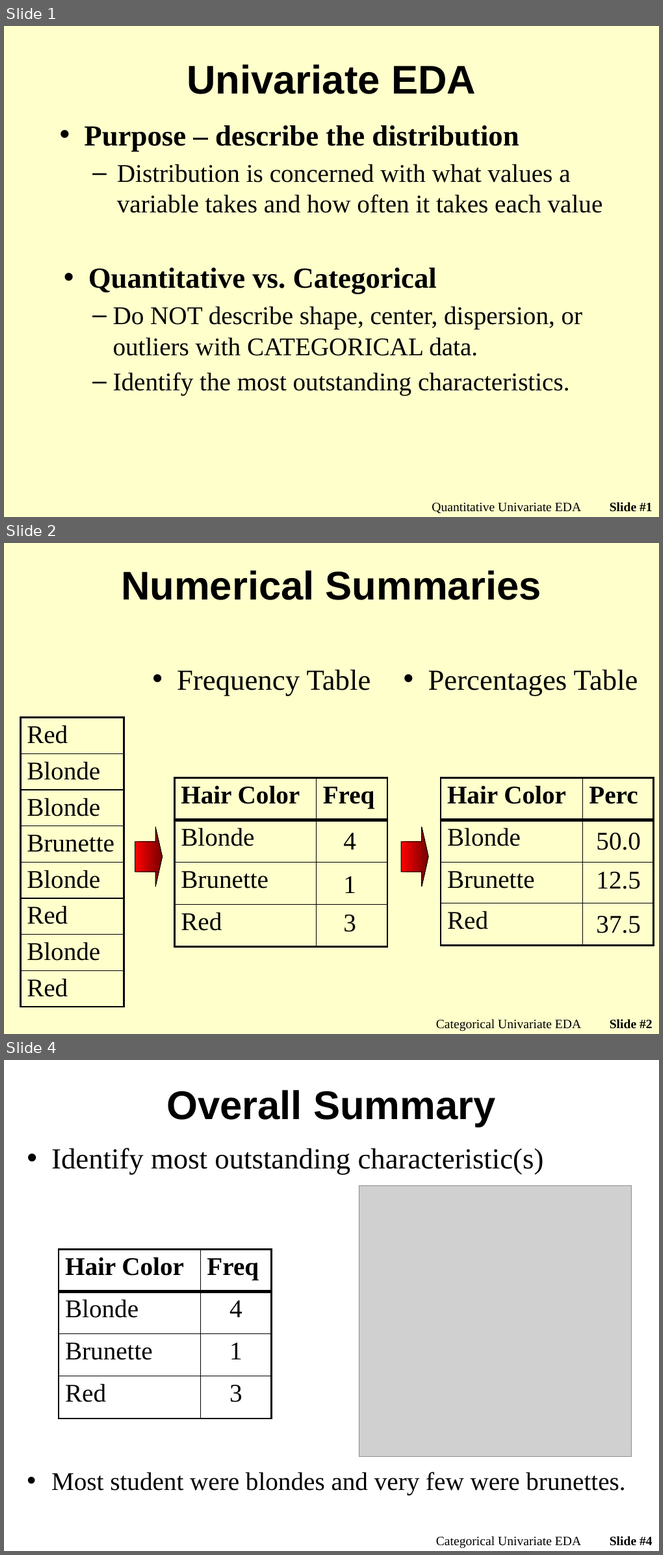
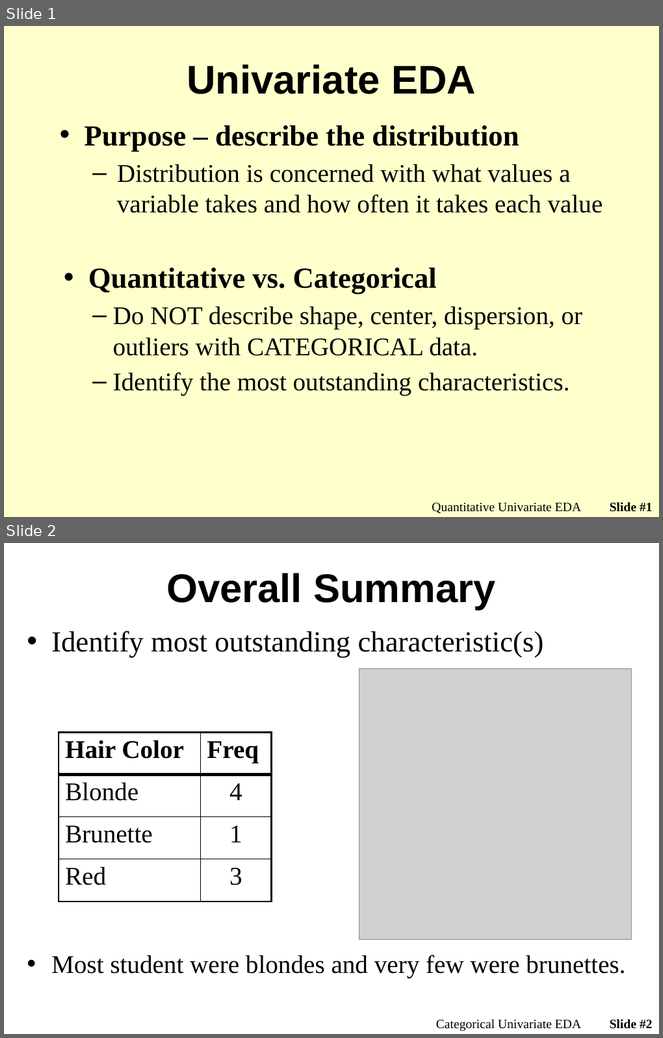
Before and after one commit to droglenc/NCMTH107, a slide deck: modules/UnivEDA_Categorical/PPT.pptx. Shown one above the other, each under a label of ours: slides 1, 2 and 4 before the commit, slides 1 and 2 after it; the slides between them are not shown. The pictures are 663x1555 and 663x1038 pixels, drawn with LibreOffice and Linux fonts; fonts in the diff are those of the drawing; grey boxes stand for pictures; background and template pictures are left out. Boxes give left, top, right and bottom in pixels: in the first picture for what was removed or moved away, otherwise in the second. Text is boxed around its words. In the diff, an @@ line names an element or a change of style, - is before the commit and + after.

Commit message:
Update UnivEda Categorical module

```diff
--- a/modules/UnivEDA_Categorical/PPT.pptx
+++ b/modules/UnivEDA_Categorical/PPT.pptx
@@ slide 2 removed at [4,543,659,1034], background picture (left out) @@
@@ title removed at [121,570,542,600] @@
-Numerical Summaries
@@ text removed at [177,670,371,696] @@
-• Frequency Table
@@ text removed at [428,670,638,696] @@
-• Percentages Table
@@ table removed at [20,718,124,1015], 8 rows, 1 columns @@
-Red
-Blonde
-Blonde
-Brunette
-Blonde
-Red
-Blonde
-Red
@@ table removed at [174,778,388,947], 4 rows, 2 columns @@
-Hair Color | Freq
-Blonde | 
-Brunette | 
-Red | 
@@ table removed at [441,778,654,945], 4 rows, 2 columns @@
-Hair Color | Perc
-Blonde | 
-Brunette | 
-Red | 
@@ right arrow removed at [135,826,163,887] @@
@@ text removed at [343,833,356,850] @@
-4
@@ right arrow removed at [401,826,428,887] @@
@@ text removed at [596,833,640,850] @@
-50.0
@@ text removed at [596,872,640,889] @@
-12.5
@@ text removed at [343,876,356,893] @@
-1
@@ text removed at [343,915,356,932] @@
-3
@@ text removed at [596,916,640,934] @@
-37.5
@@ text removed at [436,1019,581,1032] @@
-Categorical Univariate EDA
@@ page number removed at [610,1019,653,1029] @@
-Slide #2
@@ what was slide 4 is now slide 2 @@
@@ page number at [610,1019,653,1029]: text changed @@
-Slide #4
+Slide #2
```
Also in this commit, not shown: 2 slides changed, 6 other slides removed, 2 other files.
